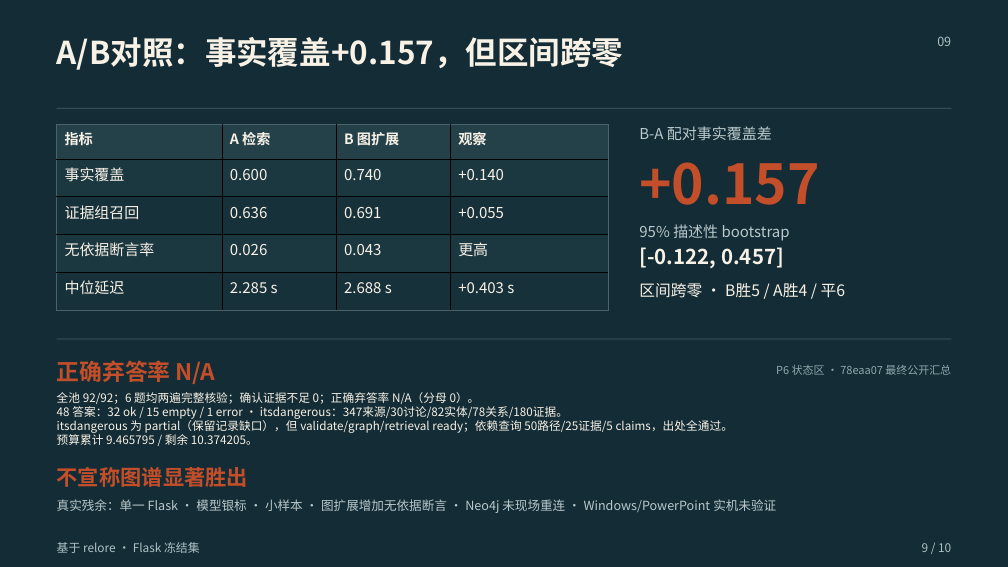
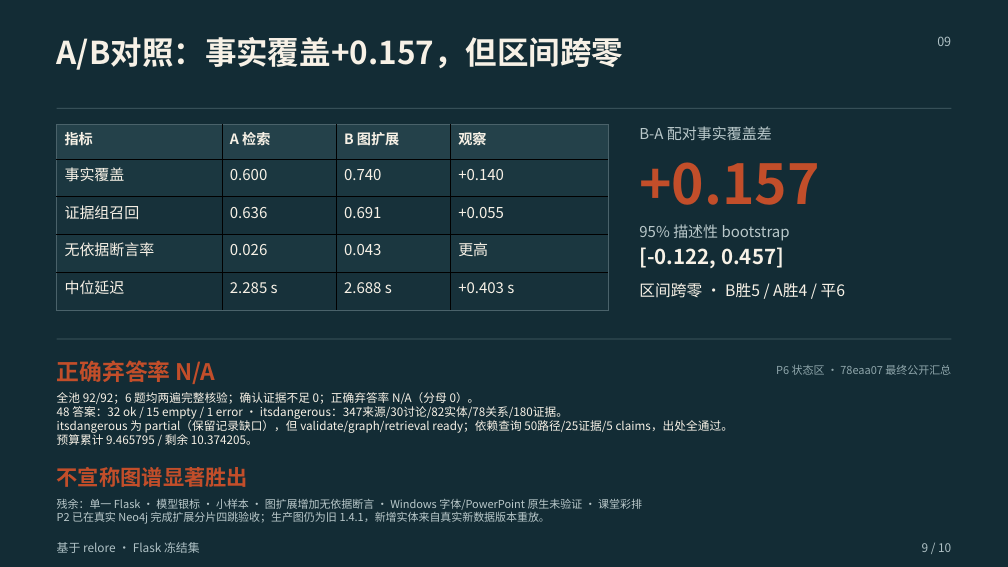
Before and after one commit to Charlie-Yong/relore-kg-archaeologist, a slide deck: slide 9 of demo/final/期末汇报_20261030最终版.pptx. Drawn at 1008x567 pixels with LibreOffice and Linux fonts; fonts in the diff are those of the drawing. Boxes give left, top, right and bottom in pixels: in the first picture for what was removed or moved away, otherwise in the second. Text is boxed around its words. In the diff, an @@ line names an element or a change of style, - is before the commit and + after.

```diff
--- a/demo/final/期末汇报_20261030最终版.pptx
+++ b/demo/final/期末汇报_20261030最终版.pptx
@@ text at <box>57,499,642,524</box>: text changed; size 12 to 10.5 pt @@
-真实残余：单一 Flask · 模型银标 · 小样本 · 图扩展增加无依据断言 · Neo4j 未现场重连 · Windows/PowerPoint 实机未验证
+残余：单一 Flask · 模型银标 · 小样本 · 图扩展增加无依据断言 · Windows 字体/PowerPoint 原生未验证 · 课堂彩排
+P2 已在真实 Neo4j 完成扩展分片四跳验收；生产图仍为旧 1.4.1，新增实体来自真实新数据版本重放。
```
Also in this commit, not shown: 1 other slide changed, 10 other files.
